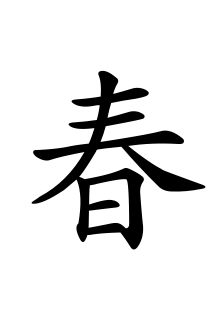
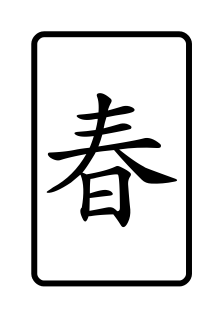
Two versions of the same layered image (224 × 320). Layer-by-layer changes:
added layer "frame.svg" above "春" over <box>31,31,192,287</box>
painted on "春" over <box>31,70,206,250</box>
